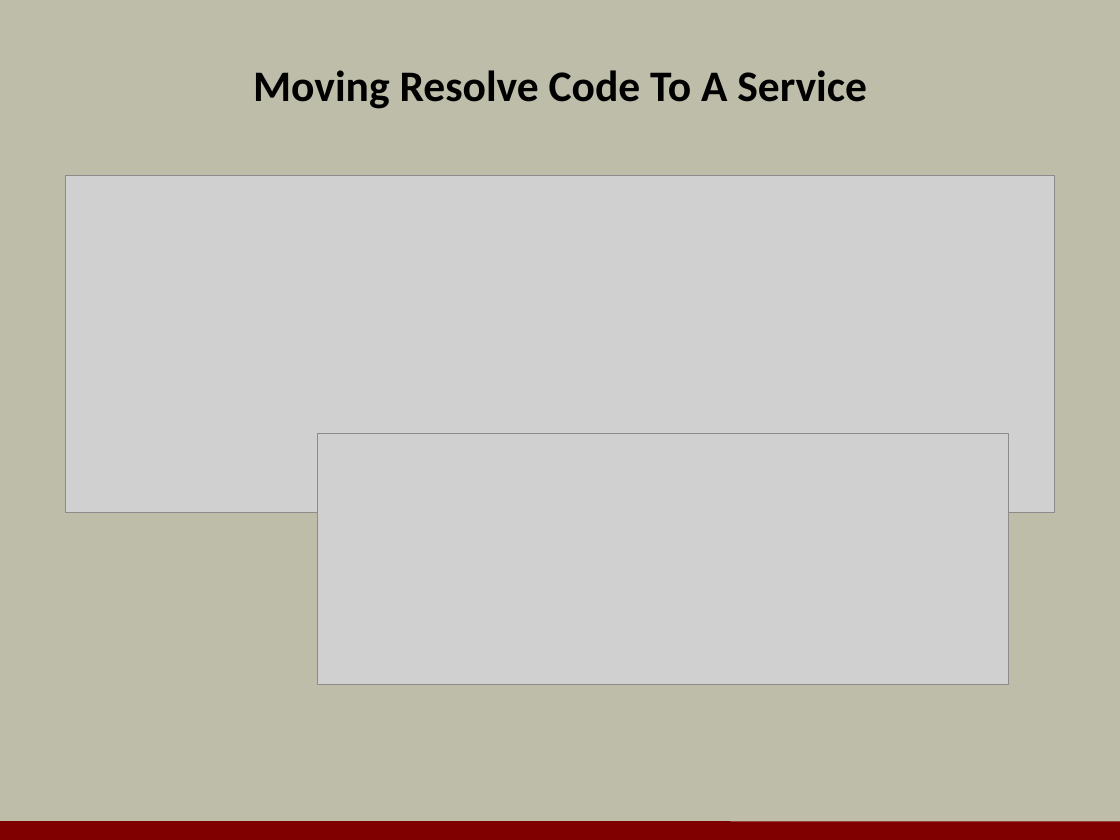
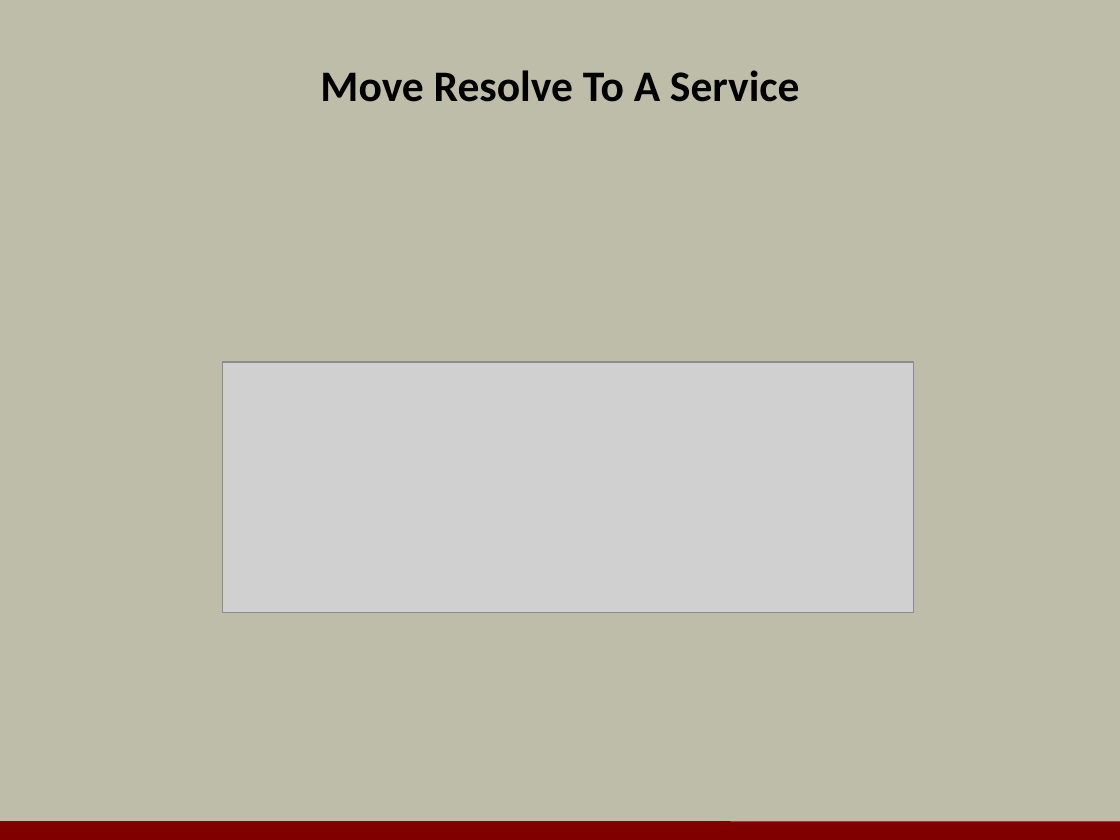
Before and after one commit to OdeToCode/classes, a slide deck: slide 46 of angularjs/slides/09_pratices.pptx (slide 30 before the commit). Drawn at 1120x840 pixels with LibreOffice and Linux fonts; fonts in the diff are those of the drawing; grey boxes stand for pictures; background and template pictures are left out. Boxes give left, top, right and bottom in pixels: in the first picture for what was removed or moved away, otherwise in the second. Text is boxed around its words. In the diff, an @@ line names an element or a change of style, - is before the commit and + after.

Commit message:
better slides

```diff
--- a/angularjs/slides/09_pratices.pptx
+++ b/angularjs/slides/09_pratices.pptx
@@ title at [320,70,800,102]: text changed @@
-Moving Resolve Code To A Service
+Move Resolve To A Service
@@ picture removed at [65,176,1054,513] @@
@@ picture: place and size @@
-picture at [317,433,1008,684]
+picture at [223,362,914,613]
```
Also in this commit, not shown: 2 other slides changed, 48 slides added, 27 slides removed.
